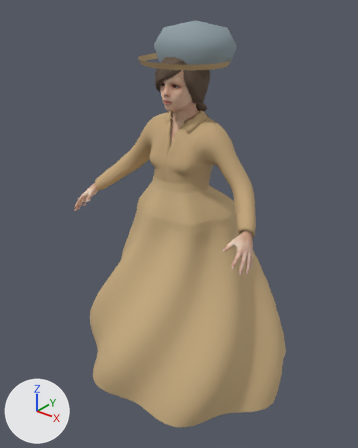
Renders of the glTF model characters/npcs/british/corporal_woman.glb from each side of a commit.
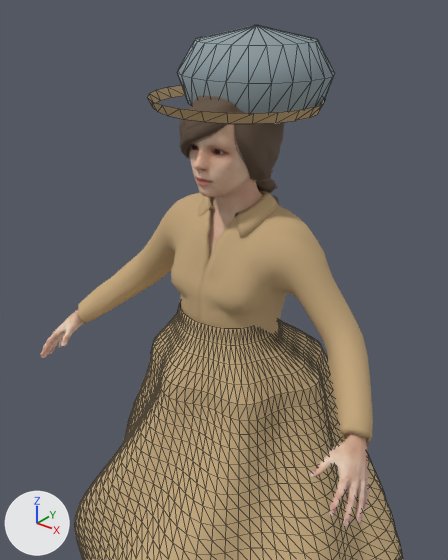
Old and new are each drawn whole from a 50 mm lens placed at (1.138, -1.477, 1.63), pointed at (-0.021, -0.027, 0.731) and again close up from a 50 mm lens placed at (0.731, -0.971, 1.589), pointed at (0.017, -0.078, 1.036). Lighting does not change. The marker at lower left points along +X, +Y and +Z. The first two pictures are the older version. The close-ups show mesh edges as thin lines. Vertices at exactly the same position are counted once.

Objects in the first close-up: 'Companion bonnet brim', 'Companion bonnet crown', 'Companion fitted waist transition', 'Companion gathered skirt', 'Companion_MPFB_body_export_cutout', 'Companion_fitted_cloth_base_export_cutout', 'Companion_hair' and 1 more.
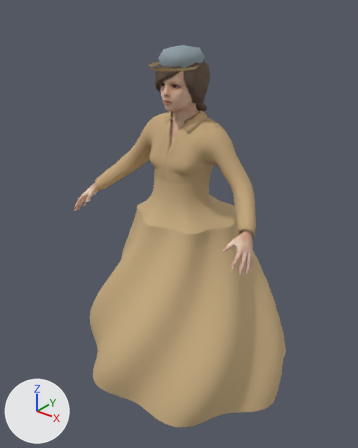
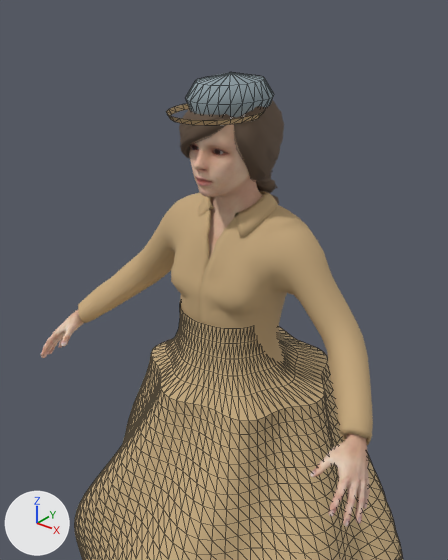
Pixel boxes (x1, y1, x2, y2) of what changed, in the close-ups (448 x 560 px):
'Companion fitted waist transition', reshaped
    before: (151, 304, 328, 421)
    after: (151, 307, 328, 421)
'Companion bonnet crown', moved, rescaled (44% narrower, 48% shorter)
    before: (177, 25, 335, 113)
    after: (186, 72, 274, 117)
'Companion bonnet brim', moved, rescaled
    before: (148, 86, 326, 124)
    after: (166, 104, 264, 125)

The change, as a diff of the scene's bpy script:
```diff
--- a/characters/npcs/british/corporal_woman.glb.py
+++ b/characters/npcs/british/corporal_woman.glb.py
@@ me_companion_bonnet_brim @@
 # used by ob_companion_bonnet_brim; location = (0.0, 0.0, 0.0)
-me_companion_bonnet_brim.from_pydata(...)  # 48 vertices, 48 faces; spans x -0.173..0.173, y -0.177..0.13, z 1.372..1.391
+me_companion_bonnet_brim.from_pydata(...)  # 48 vertices, 48 faces; spans x -0.083..0.083, y -0.178..0.021, z 1.365..1.375
+# me_companion_bonnet_brim part 1: the whole mesh is scaled about its middle by (0.483, 0.649, 0.503), then moved by (0.0, -0.055, -0.011)
 me_companion_bonnet_brim.materials.append(mat_corporal_companion_bodice_cotton_gltf_flat_color)
@@ me_companion_bonnet_crown @@
 # used by ob_companion_bonnet_crown; location = (0.0, 0.0, 0.0)
-me_companion_bonnet_crown.from_pydata(...)  # 96 vertices, 144 faces; spans x -0.153..0.153, y -0.106..0.182, z 1.372..1.511
+me_companion_bonnet_crown.from_pydata(...)  # 96 vertices, 144 faces; spans x -0.074..0.074, y -0.132..0.055, z 1.365..1.435
+# me_companion_bonnet_crown part 2: the whole mesh is scaled about its middle by (0.483, 0.649, 0.503), then moved by (0.0, -0.077, -0.041)
 me_companion_bonnet_crown.materials.append(mat_study___muted_blue_trim)
@@ me_companion_fitted_waist_transition_mesh_001 @@
 me_companion_fitted_waist_transition_mesh_001.from_pydata(...)  # 432 vertices, 720 faces; spans x -0.203..0.22, y -0.198..0.198, z 0.787..0.959
 # used by ob_companion_fitted_waist_transition; location = (0.0, 0.0, 0.0)
+# me_companion_fitted_waist_transition_mesh_001 part 3: 288 of 432 vertices moved; they spanned x -0.192..0.207, y -0.192..0.18, z 0.821..0.925 and now span x -0.151..0.162, y -0.17..0.111, z 0.821..0.925; mean shift (0.0, -0.018, 0.0); largest move (-0.031, 0.136, 0.856) -> (-0.022, 0.059, 0.856)
 me_companion_fitted_waist_transition_mesh_001.materials.append(mat_corporal_companion_skirt_cotton_gltf_flat_color)
```
